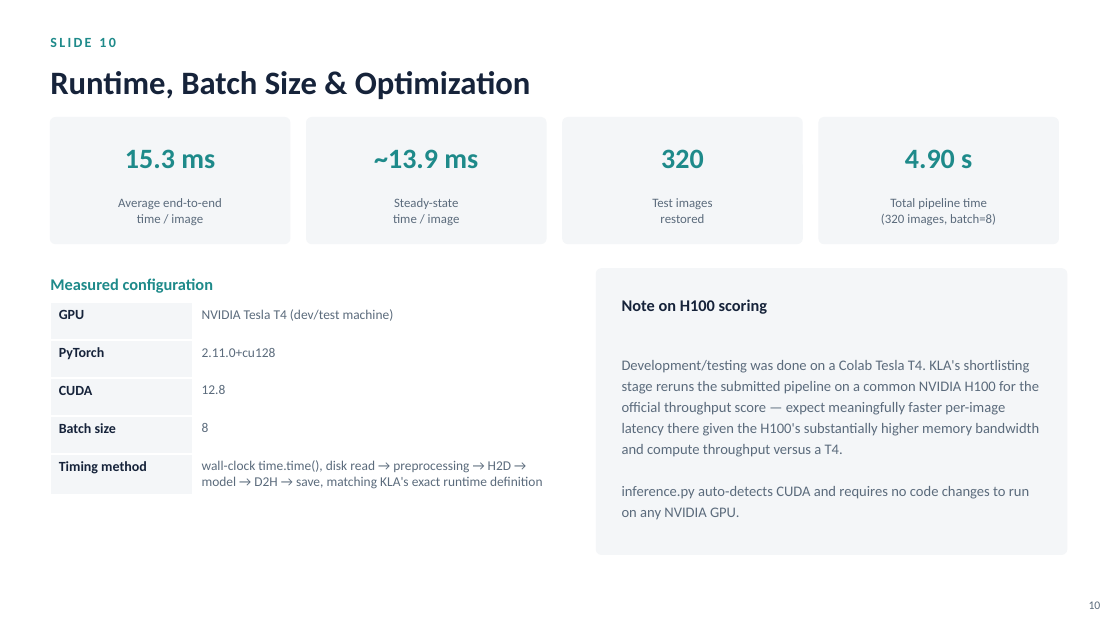
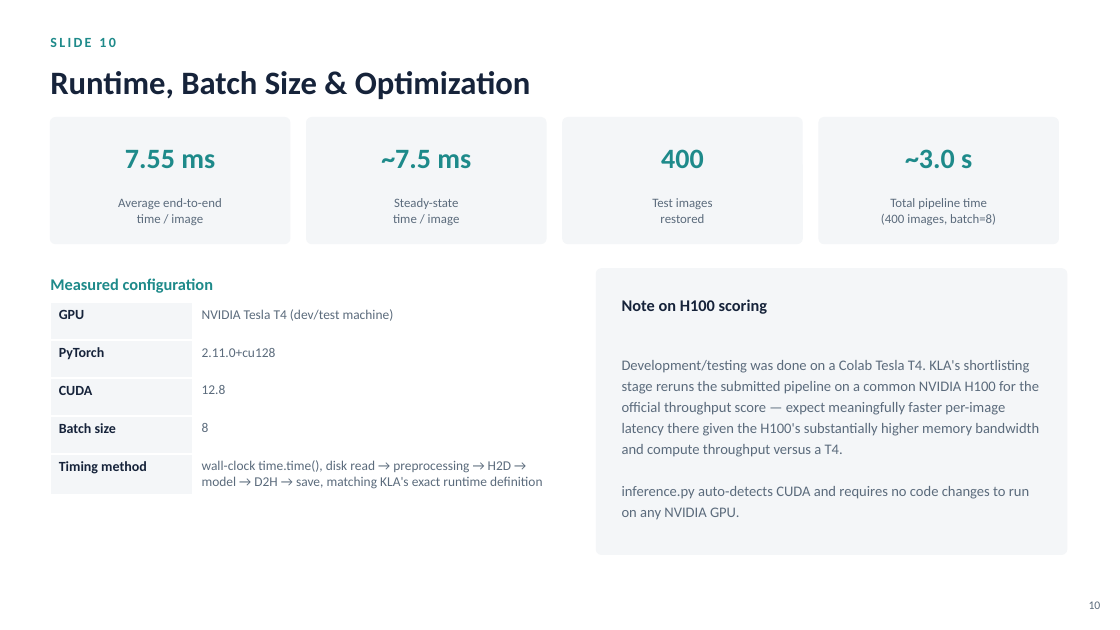
Before and after one commit to Nag123-tel/kla-restoration, a slide deck: slide 10 of solution_presentation.pptx. Drawn at 1120x630 pixels with LibreOffice and Linux fonts; fonts in the diff are those of the drawing. Boxes give left, top, right and bottom in pixels: in the first picture for what was removed or moved away, otherwise in the second. Text is boxed around its words. In the diff, an @@ line names an element or a change of style, - is before the commit and + after.

```diff
--- a/solution_presentation.pptx
+++ b/solution_presentation.pptx
@@ text at (x1=661, y1=149, x2=704, y2=168): text changed @@
-320
+400
@@ text at (x1=905, y1=149, x2=972, y2=168): text changed @@
-4.90 s
+~3.0 s
@@ text at (x1=125, y1=150, x2=215, y2=168): text changed @@
-15.3 ms
+7.55 ms
@@ text at (x1=381, y1=150, x2=471, y2=168): text changed @@
-~13.9 ms
+~7.5 ms
@@ text at (x1=881, y1=214, x2=996, y2=225): text changed @@
-(320 images, batch=8)
+(400 images, batch=8)
```
Also in this commit, not shown: 5 other slides changed.
